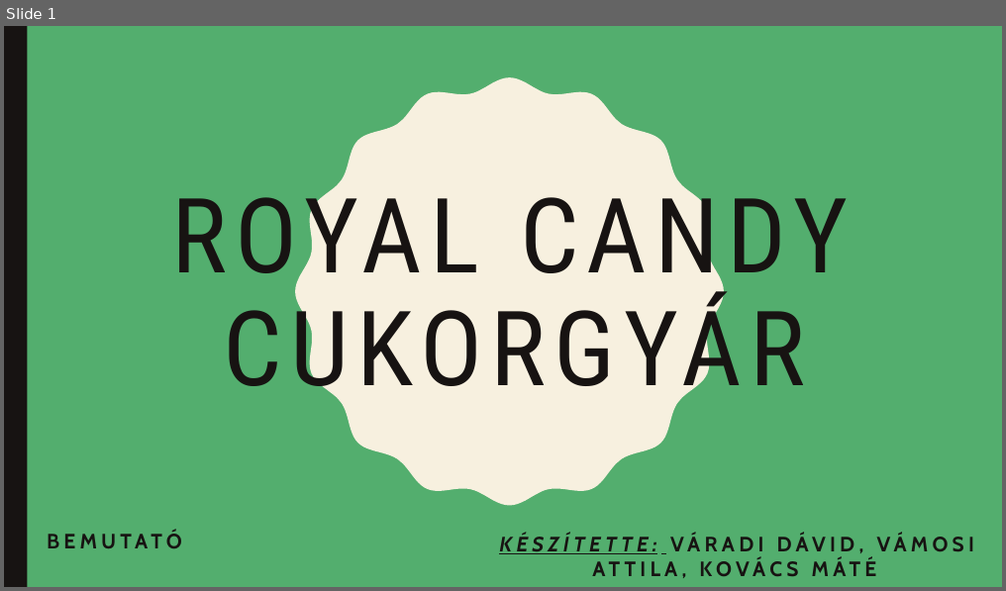
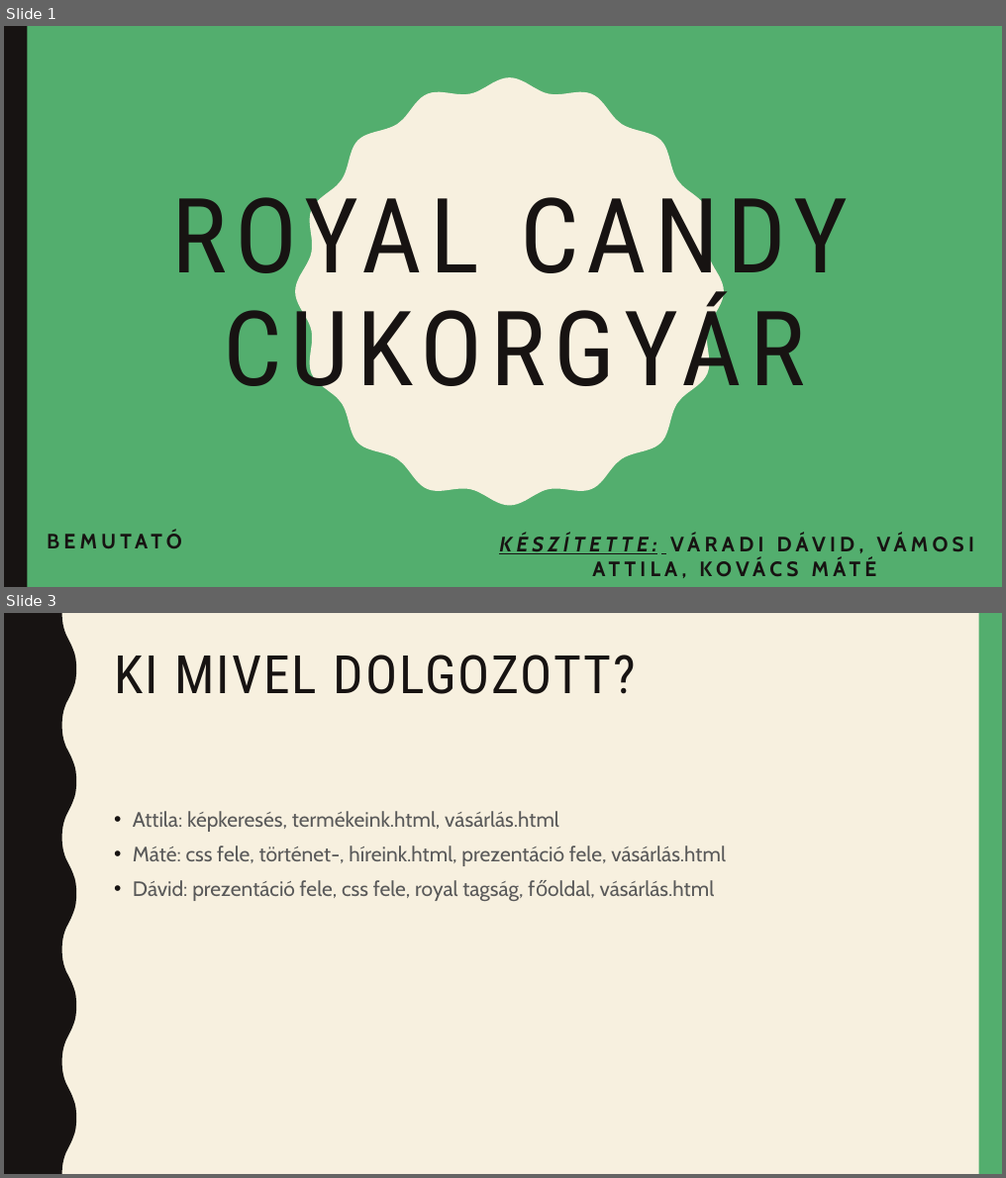
Before and after one commit to David05xd/cukorgyar, a slide deck: Royal candy cukorgyár.pptx. Shown one above the other, each under a label of ours: slide 1 before the commit, slides 1 and 3 after it; the slides between them are not shown. The pictures are 1006x591 and 1006x1178 pixels, drawn with LibreOffice and Linux fonts; fonts in the diff are those of the drawing. Boxes give left, top, right and bottom in pixels: in the first picture for what was removed or moved away, otherwise in the second. Text is boxed around its words. In the diff, an @@ line names an element or a change of style, - is before the commit and + after.

```diff
--- a/Royal candy cukorgyár.pptx
+++ b/Royal candy cukorgyár.pptx
@@ slide 3 added at [4, 613, 1002, 1174], background #F7F0DF @@
@@ freeform shape added at [4, 613, 76, 1174], fill #171312 @@
@@ rectangle added at [979, 613, 1002, 1174], fill #53AE6E @@
@@ title added at [114, 655, 637, 694], 51 pt, text #171312 @@
+KI MIVEL DOLGOZOTT?
@@ text added at [133, 811, 726, 901], 20 pt, text #595959 @@
+• Attila: képkeresés, termékeink.html, vásárlás.html
+• Máté: css fele, történet-, híreink.html, prezentáció fele, vásárlás.html
+• Dávid: prezentáció fele, css fele, royal tagság, főoldal, vásárlás.html
```
Also in this commit, not shown: 2 other slides added, 3 slides removed.
